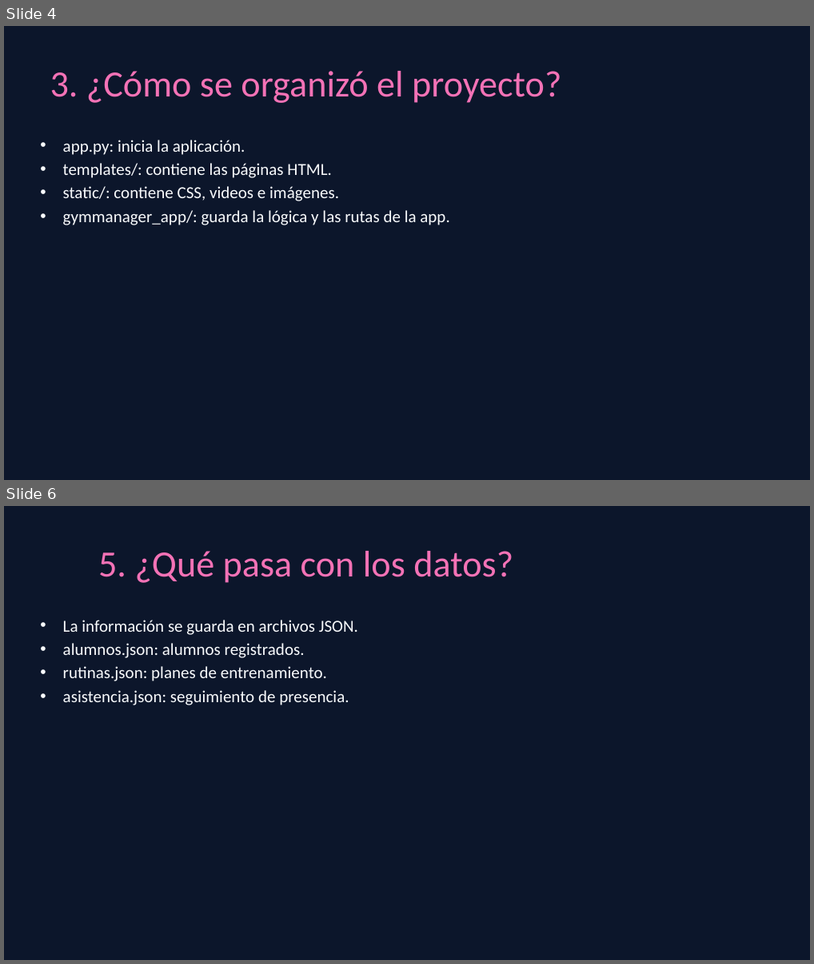
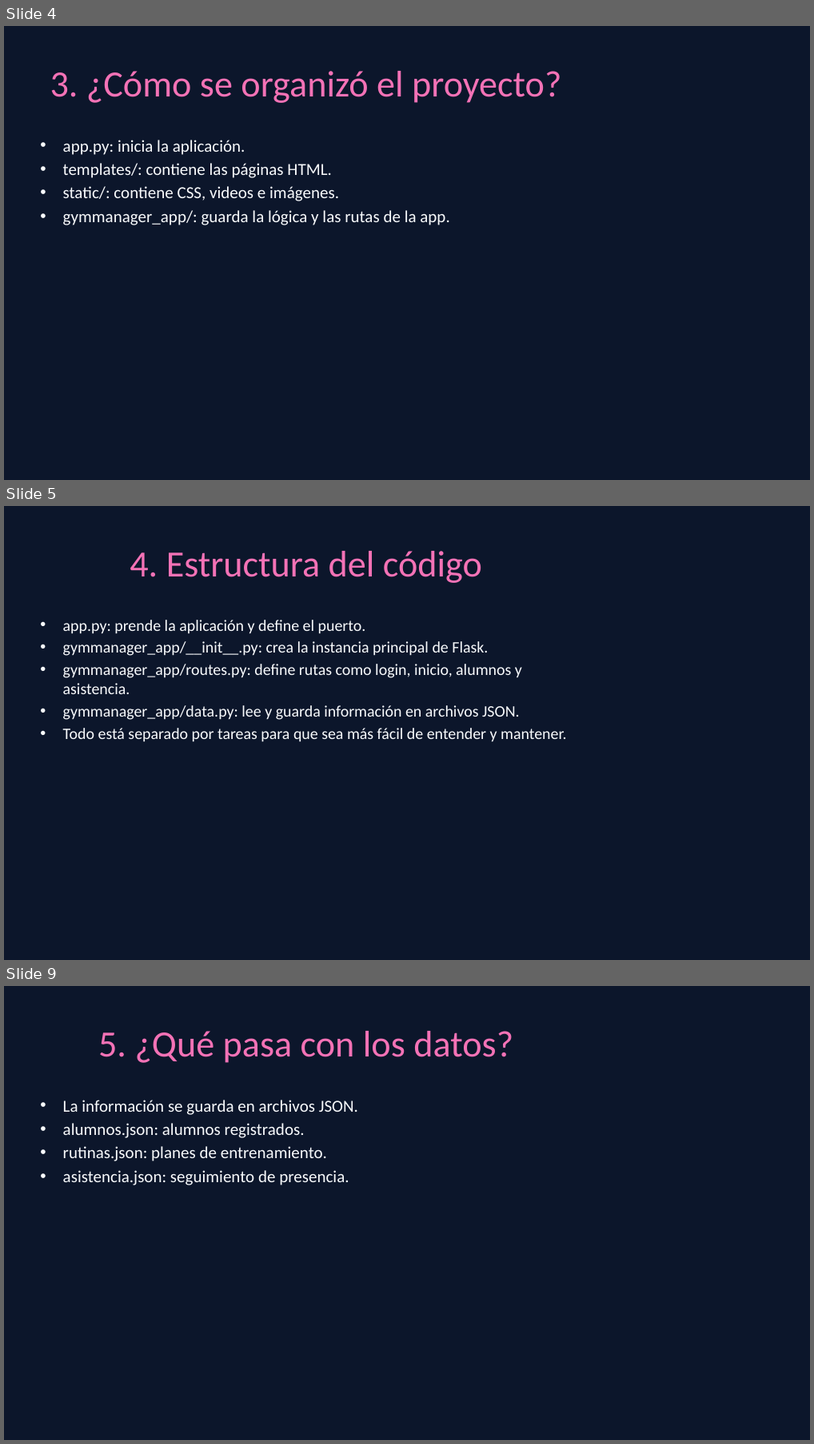
Before and after one commit to annitabromberg/gymmanager, a slide deck: presentacion/gymmanager_presentacion.pptx. Shown one above the other, each under a label of ours: slides 4 and 6 before the commit, slides 4, 5 and 9 after it; the slides between them are not shown. The pictures are 814x964 and 814x1444 pixels, drawn with LibreOffice and Linux fonts; fonts in the diff are those of the drawing. Boxes give left, top, right and bottom in pixels: in the first picture for what was removed or moved away, otherwise in the second. Text is boxed around its words. In the diff, an @@ line names an element or a change of style, - is before the commit and + after.

```diff
--- a/presentacion/gymmanager_presentacion.pptx
+++ b/presentacion/gymmanager_presentacion.pptx
@@ slide 5 added at <box>4,506,810,960</box>, background #0C162B @@
@@ title added at <box>130,551,482,583</box>, 44 pt, text #F472B6 @@
+4. Estructura del código
@@ text added at <box>63,620,566,742</box>, 19 pt, text #F8FAFC @@
+• app.py: prende la aplicación y define el puerto.
+• gymmanager_app/__init__.py: crea la instancia principal de Flask.
+• gymmanager_app/routes.py: define rutas como login, inicio, alumnos y asistencia.
+• gymmanager_app/data.py: lee y guarda información en archivos JSON.
+• Todo está separado por tareas para que sea más fácil de entender y mantener.
@@ what was slide 6 is now slide 9 @@
```
Also in this commit, not shown: 1 slide changed, 2 other slides added, 6 other files.
